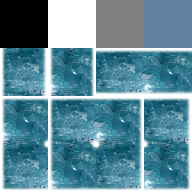
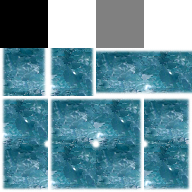
Two versions of the same layered image (192px x 192px). Layer-by-layer changes:
painted on "Layer 0" over (x1=144, y1=0, x2=192, y2=48)
